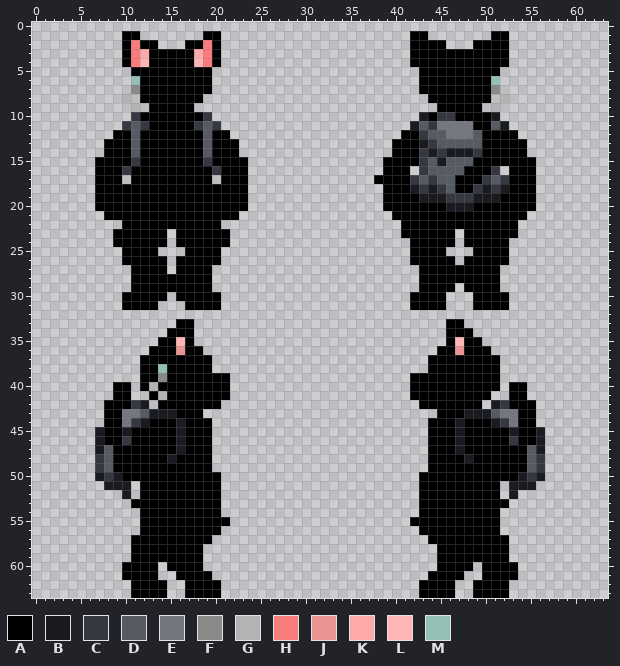
Two versions of one pixel-art sprite, code/modules/unit_tests/screenshots/screenshot_humanoids__datum_species_werewolf.png. That is the earlier state.
The file is 64x64 pixels. Colours within 5 levels of each other are drawn and written as one.
Palette (. is transparent): A #000000  B #1a1a21  C #353841  D #565a63  E #747780  F #898989  G #b3b3b3  H #f87c7c  J #e99393  K #ffaaaa  L #ffb5b5  M #94bfb6
Pixels before (only the part around the change), first column x 3:
 0 .............................................................
 1 .......AA.......AA.....................AA.......AA...........
 2 .......AHAA...AAHA.....................AAAA...AAAA...........
 3 .......AHKAAAAAKHA.....................AAAAAAAAAAA...........
 4 .......AHLAAAAALHA.....................AAAAAAAAAAA...........
 5 ........AAAAAAAAA.......................AAAAAAAAA............
 6 ........MAAAAAAAA.......................AAAAAAAAM............
 7 ........FAAAAAAAA.......................AAAAAAAAF............
 8 .......G.AAAAAAA.........................AAAAAAA.G...........
 9 ........G.AAAAA...........................AAAAA.G............
10 ........CAAAAAAAC.......................BACCAAAAB............
11 .......CDCAAAAACDC.....................BDCEEEEAADB...........
12 ......AADAAAAAAADAA...................AACDDEEEDAAAA..........
13 .....AAADAAAAAAADAAA.................AAABCDDDDDAAAAA.........
14 .....AAADAAAAAAADAAA.................AAACBCBBBCAAAAA.........
15 ....AAAACAAAAAAACAAAA...............AAAACDBDDDAAAAAAA........
16 ....AAACAAAAAAAAACAAA...............AAA.CDDDDAAAC.AAA........
17 ....AAA.AAAAAAAAA.AAA..............AAAACDCDDAAACDCAAA........
18 ....AAAAAAAAAAAAAAAAA...............AAABCBCDAACBCBAAA........
19 ....AAAAAAAAAAAAAAAAA...............AAAABBBCCCBBBAAAA........
20 ....AAAAAAAAAAAAAAAAA...............AAAAAAABBBAAAAAAA........
21 .....AAAAAAAAAAAAAAA.................AAAAAAAAAAAAAAA.........
22 .......AAAAAAAAAAA....................AAAAAAAAAAAAA..........
23 ......AAAAAA.AAAAAA...................AAAAAA.AAAAAA..........
24 ......AAAAAA.AAAAAA....................AAAAA.AAAAA...........
25 .......AAAA...AAAA.....................AAAA...AAAA...........
26 .......AAAAA.AAAAA.....................AAAAA.AAAAA...........
27 ........AAAA.AAAA.......................AAAAAAAAA............
28 ........AAAAAAAAA.......................AAAAAAAAA............
29 ........AAAAAAAAA.......................AAAA.AAAA............
30 .......AAAAA.AAAAA.....................AAAA...AAAA...........
31 .......AAAA...AAAA.....................AAAA...AAAA...........
32 .............................................................
33 .............AA............................AA................
34 ............AAA............................AAA...............
35 ...........AALA............................ALAA..............
36 ..........AAAJAA..........................AAJAAA.............
37 .........AAAAAAAA........................AAAAAAAA............
38 .........AAMAAAAA........................AAAAAAAA............
39 .........AAFAAAAAAA....................AAAAAAAAAA............
40 ......AA.AGAAAAAAAA....................AAAAAAAAAA.AA.........
41 ......AA..AGAAAAAAA....................AAAAAAAAA..AA.........
42 .....AAACB.AAAAAAA......................AAAAAAA.BCAAA........
43 .....AAEEDBBBAAA..........................AAABBBDEEAA........
44 .....AAECBAAABAAA........................AAABAAABCEAA........
45 ....BAABAAAAABAAA........................AAABAAAAABAAB.......
46 ....BAACAAAAABAAA........................AAABAAAAACAAB.......
47 ....BDAAAAAAABAAA........................AAABAAAAAAADB.......
48 ....CDAAAAAABAAAA........................AAAABAAAAAADC.......
49 ....CDAAAAAAAAAAA........................AAAAAAAAAAADC.......
50 ....BCBAAAAAAAAAAA......................AAAAAAAAAAABCB.......
51 .....BBB.AAAAAAAAA......................AAAAAAAAA.BBB........
52 .......B.AAAAAAAAA......................AAAAAAAAA.B..........
53 ........AAAAAAAAAA......................AAAAAAAAAA...........
54 .........AAAAAAAAA......................AAAAAAAAA............
55 .........AAAAAAAAAA....................AAAAAAAAAA............
56 .........AAAAAAAAA......................AAAAAAAAA............
57 ........AAAAAAAAA........................AAAAAAAAA...........
58 ........AAAAAAAA..........................AAAAAAAA...........
59 ........AAAAAAAA..........................AAAAAAAA...........
60 .......AAAA.AAAA..........................AAAA.AAAA..........
61 .......AAAA..AAAA........................AAAA..AAAA..........
62 ........AAAA..AAAA......................AAAA..AAAA...........
63 ........AAAA..AAAA......................AAAA..AAAA...........
After:
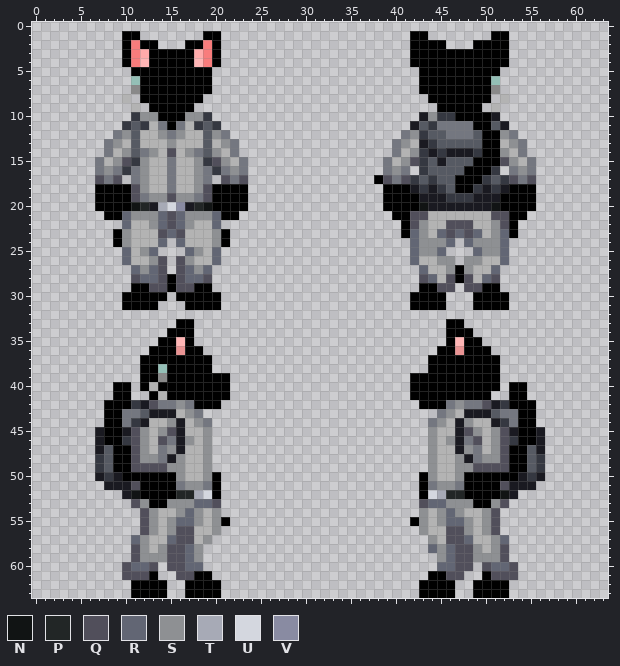
Colours new in this view: N #111414  P #222626  Q #514f5b  R #626674  S #8e9093  T #a7aab6  U #d4d7df  V #898ba2
Message: refactors the werewolf change spell, changes the sprite for werewolves' ears
Diff:
Changed rows in their new state; - is an unchanged pixel.
first column x 7:
10 -----SS---SS-------------------------S-----------
11 ------GE-EG--------------------------------------
12 --ES-GGSESGG-SE-------------------ES---------SE--
13 -ESG-GGGSGGG-GSE-----------------ESG---------GSE-
14 -EGS-ESGQGSE-SGE-----------------EGS---------SGE-
15 EGSQ-SGGEGGS-QSGE---------------EGSQ---------QSGE
16 ESE-ESGGEGGSE-ESE---------------ESE-----------ESE
17 QEQ-ESGGEGGSE-QEQ---------------QEQ-----------QEQ
18 ----QSGGEGGSQ------------------------------------
19 ----QESSQSSEQ------------------------------------
20 ----NPBTUVBPN-----------------------NBB---BBN----
21 ---RSSSRQRSSSR---------------------QQGGGGGGGQQ---
22 ---RGGSRQRSGGR---------------------QSGGQQQGGSQ---
23 ---SGGGQRQGGGS---------------------RSGRQRQRGSR---
24 ---SGGGR-RGGGS---------------------RSSSR-RSSSR---
25 ---RGSR---RSGR---------------------RSSR---RSSR---
26 ---RGGSQ-QSGGR---------------------RGGSS-SSGGR---
27 ----RSRQ-QRSR-----------------------RGGS-SGGR----
28 ----QRRQ-QRRQ-----------------------QRGQ-QGRQ----
29 ------QQ-QQ---------------------------QQ-QQ------
first column x 10:
42 ---QEESE----------------------------ESEEQ---
43 ------GSE--------------------------ESG------
44 ---GGS-GSE------------------------ESG-SGG---
45 -QSGSQ-GGS------------------------SGG-QSGSQ-
46 -QSGQE-SGS------------------------SGS-EQGSQ-
47 -QSGES-GGS------------------------SGG-SEGSQ-
48 -QSSE-SGGS------------------------SGGS-ESSQ-
49 -QQQQSSGGS------------------------SGGSSQQQQ-
50 ------SGGS------------------------SGGS------
51 -Q----ESSE------------------------ESSE----Q-
52 -N----PPTU------------------------UTPP----N-
53 -QS--SSSRRQ----------------------QRRSSS--SQ-
54 --QSGGSRSGS----------------------SGSRSGGSQ--
55 --QSGSRRSGS----------------------SGSRRSGSQ--
56 --QSGSQQGGS----------------------SGGQQSGSQ--
57 -RSGGRQQGS------------------------SGQQRGGSR-
58 -QSGSQQRS-------------------------RSRQQSGSQ-
59 -QSSSQQRS--------------------------SRQQSSSQ-
60 QRRQ-QQRR--------------------------RRQQ-QRRQ
61 QQQ---QQ----------------------------QQ---QQQ
